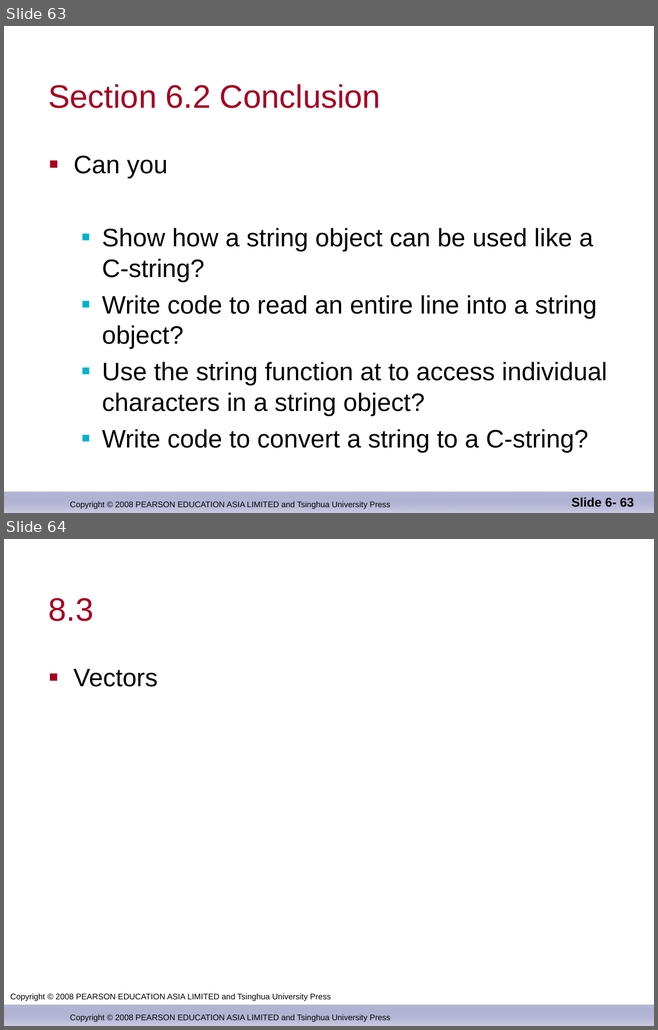
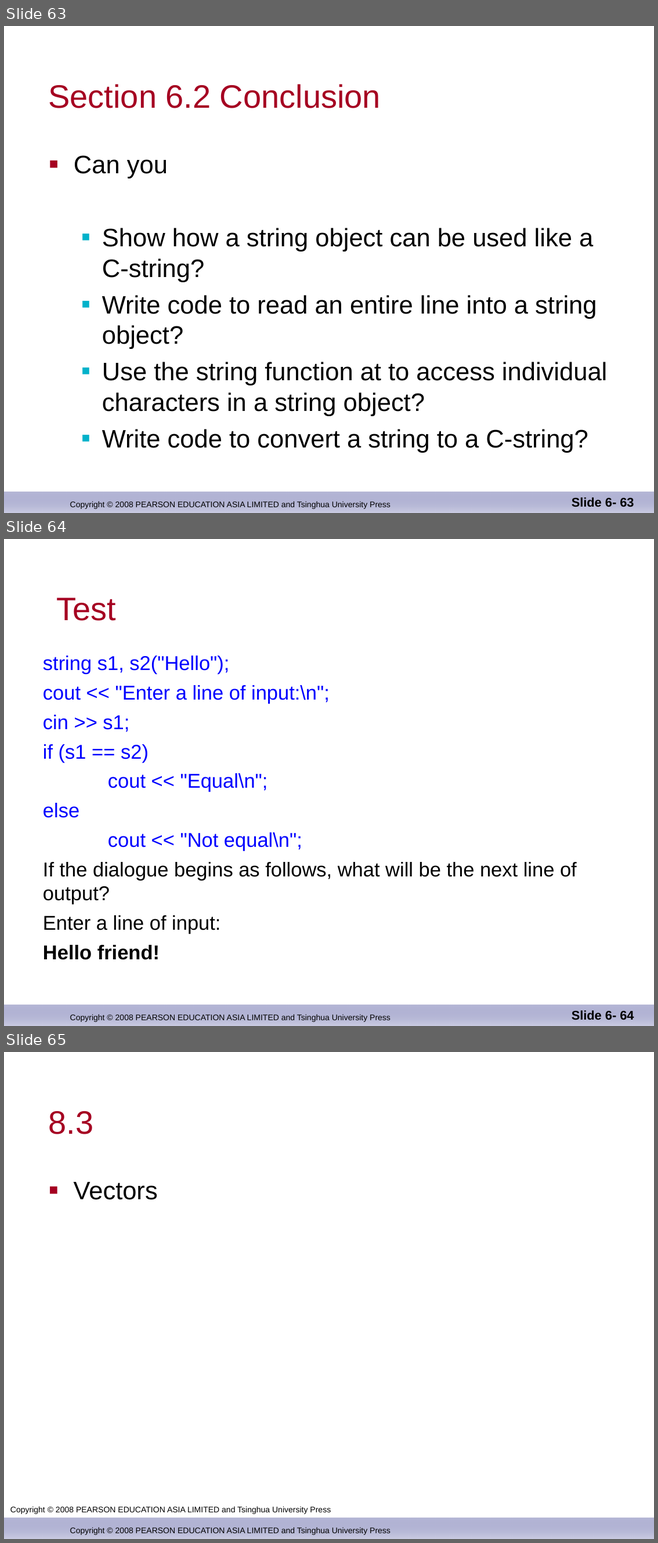
Before and after one commit to djuanbei/CPLUSPLUS, a slide deck: ppt/Chapter 8.ppt. Shown one above the other, each under a label of ours: slides 63 and 64 before the commit, slides 63, 64 and 65 after it. The pictures are 658x1030 and 658x1543 pixels, drawn with LibreOffice and Linux fonts; fonts in the diff are those of the drawing; background and template pictures are left out. Boxes give left, top, right and bottom in pixels: in the first picture for what was removed or moved away, otherwise in the second. Text is boxed around its words. In the diff, an @@ line names an element or a change of style, - is before the commit and + after.

```diff
--- a/ppt/Chapter 8.ppt
+++ b/ppt/Chapter 8.ppt
@@ slide 64 added at (4, 539, 654, 1026), background #FFFFFF; not listed: 2 template elements that a slide beside it also shows @@
@@ title added at (57, 598, 117, 621), 36 pt, text #A50021 @@
+Test
@@ text added at (43, 656, 576, 960), 22.2 pt, text #0000FF @@
+string s1, s2("Hello");
+cout << "Enter a line of input:\n";
+cin >> s1;
+if (s1 == s2)
+cout << "Equal\n";
+else
+cout << "Not equal\n";
+If the dialogue begins as follows, what will be the next line of output?
+Enter a line of input:
+Hello friend!
@@ page number added at (571, 1011, 633, 1020), 14 pt, text #000000, bold @@
+Slide 6- 64
@@ what was slide 64 is now slide 65 @@
```
Also in this commit, not shown: 4 slides changed.
